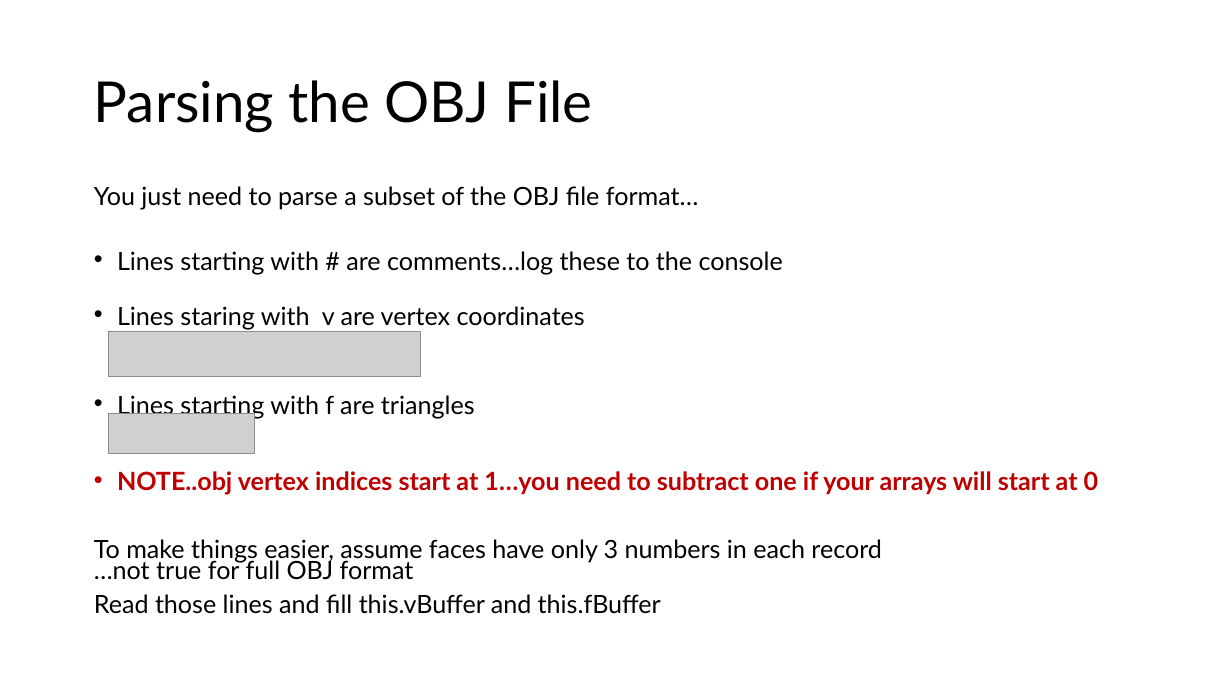
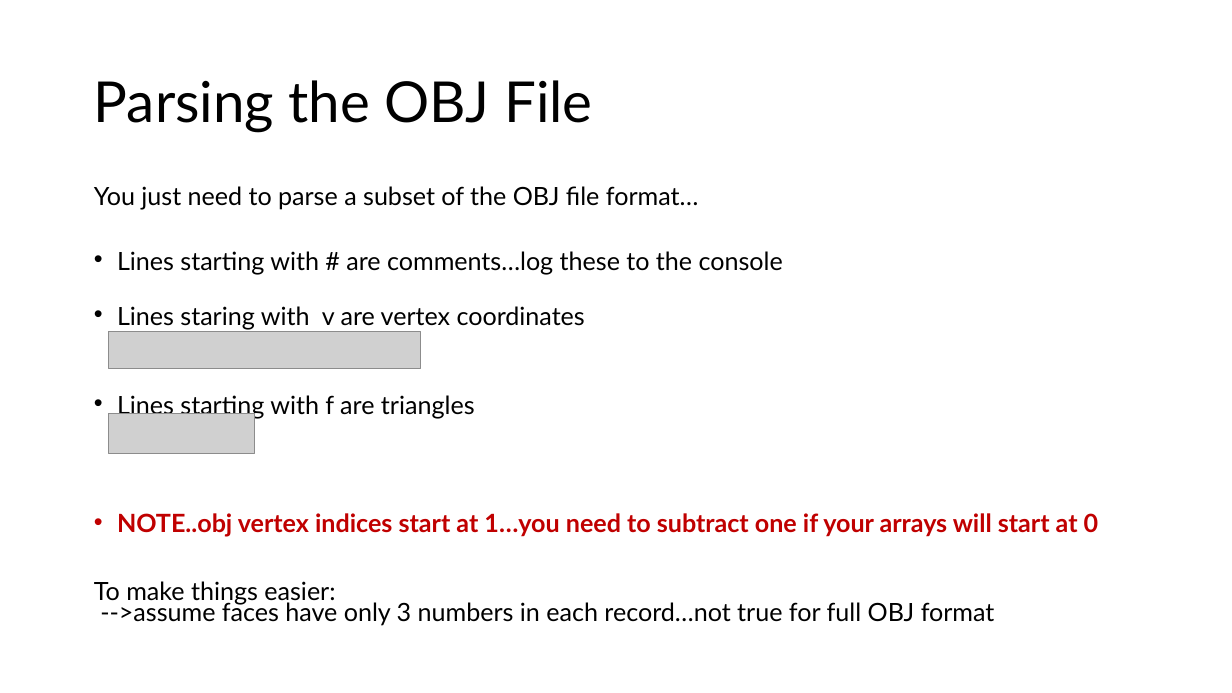
Before and after one commit to UIllinoisGraphics/CS296, a slide deck: slide 3 of Lectures/CS296-OBJ.pptx (slide 10 before the commit). Drawn at 1232x693 pixels with LibreOffice and Linux fonts; fonts in the diff are those of the drawing; grey boxes stand for pictures. Boxes give left, top, right and bottom in pixels: in the first picture for what was removed or moved away, otherwise in the second. Text is boxed around its words. In the diff, an @@ line names an element or a change of style, - is before the commit and + after.

```diff
--- a/Lectures/CS296-OBJ.pptx
+++ b/Lectures/CS296-OBJ.pptx
@@ picture: place and size @@
-picture at (109,332,421,377)
+picture at (109,332,421,369)
@@ text at (94,581,995,626): text changed @@
-To make things easier, assume faces have only 3 numbers in each record
-…not true for full OBJ format
-Read those lines and fill this.vBuffer and this.fBuffer
+To make things easier:
+-->assume faces have only 3 numbers in each record…not true for full OBJ format
```
Also in this commit, not shown: 2 other slides changed, 4 slides added, 11 slides removed.
